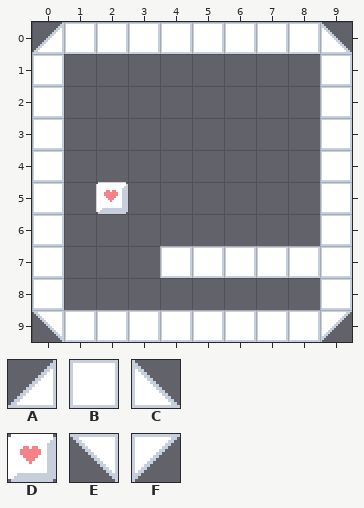
Two versions of a level (Tiled map, public/assets/images/map/map.tmx). The picture above is the old version.
Cells are 16x16 px. Shown: x 0..9, y 0..9.
Key: from "map": A 0, B 1, C 2, D 4, E 16, F 18.
_ is an empty cell.
Layer "terrain" before, first column x 0:
 0 ABBBBBBBBC
 1 B________B
 2 B________B
 3 B________B
 4 B________B
 5 B_D______B
 6 B________B
 7 B___BBBBBB
 8 B________B
 9 EBBBBBBBBF
The same view after the edit:
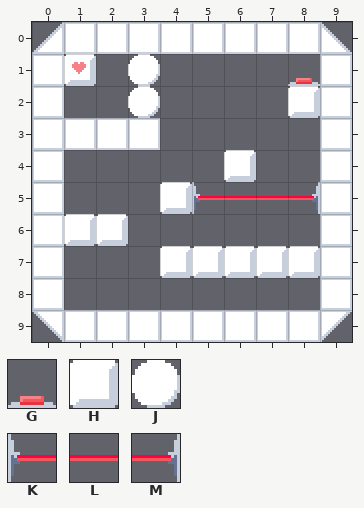
Further tiles: from "map": G 3, H 5, J 6, K 13, L 14, M 15.
Difference:
Layer "terrain":
Tile B now appears in row 3 at x 1 to 3.
Tile D now appears in row 1 at x 1.
Tile G now appears in row 1 at x 8.
The author changed tile B to tile H in row 7 at x 4 to 8.
Tile H now appears in row 2 at x 8; in row 4 at x 6; in row 5 at x 4; in row 6 at x 1 to 2.
Tile J now appears in rows 1 to 2 at x 3.
Tile K now appears in row 5 at x 5.
Tile L now appears in row 5 at x 6 to 7.
Tile M now appears in row 5 at x 8.
Tile D is removed in row 5 at x 2.
